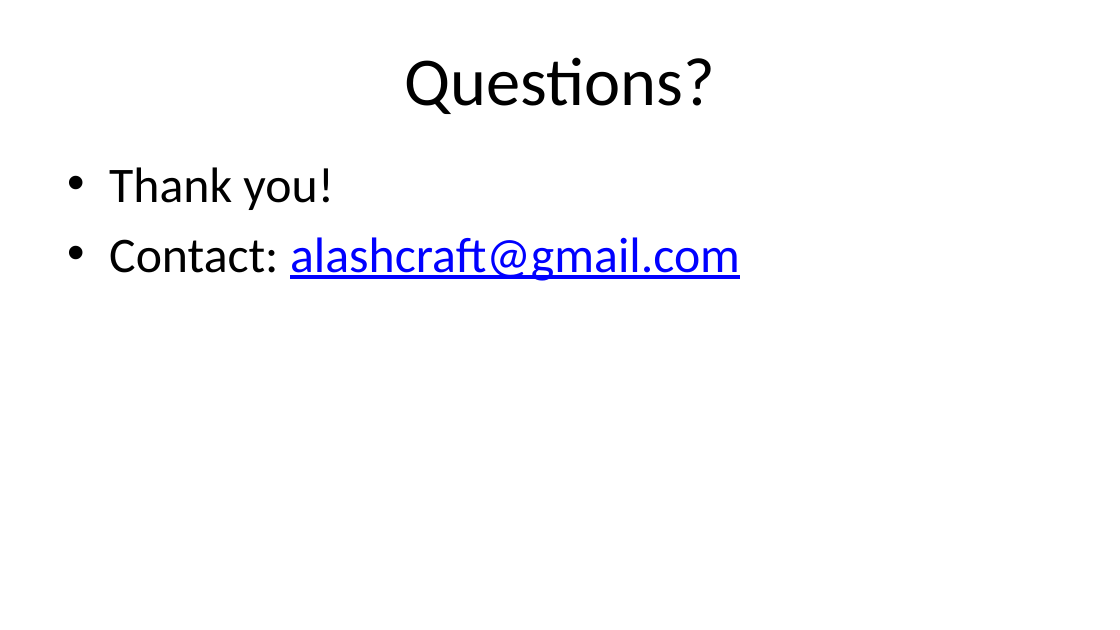
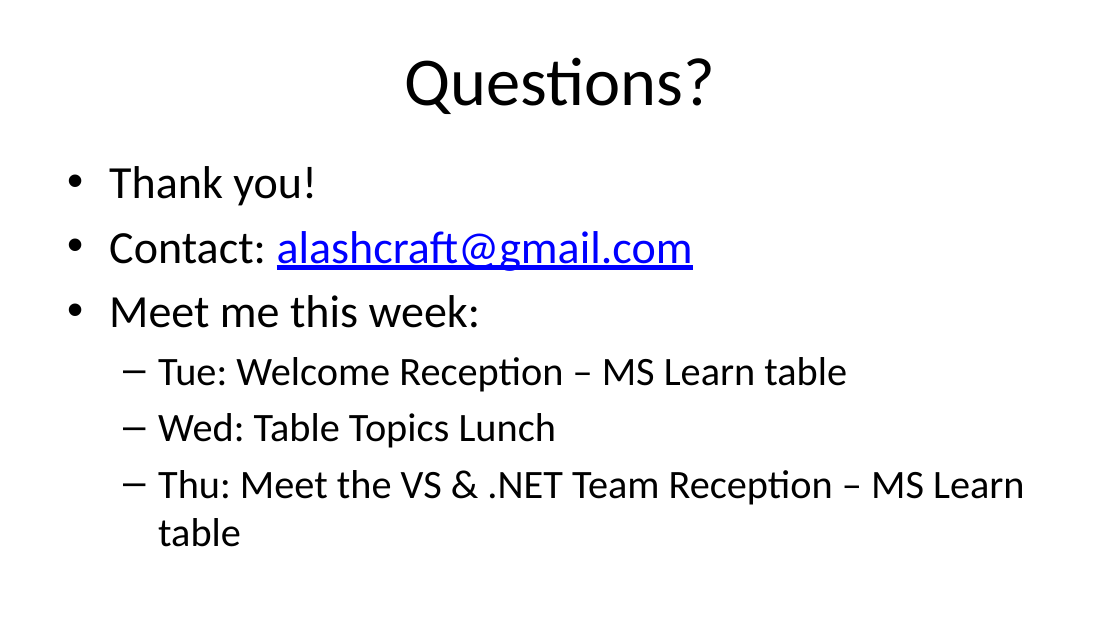
Before and after one commit to alvinashcraft/speaking, a slide deck: slide 22 of 2024/0806_VSLiveRedmond/WindowsDevOptions/VSLMSHQ24_Building a Native Windows App_AlvinAshcraft.pptx. Drawn at 1120x630 pixels with LibreOffice and Linux fonts; fonts in the diff are those of the drawing; background and template pictures are left out. Boxes give left, top, right and bottom in pixels: in the first picture for what was removed or moved away, otherwise in the second. Text is boxed around its words. In the diff, an @@ line names an element or a change of style, - is before the commit and + after.

Commit message:
Add meet me info to slides

```diff
--- a/2024/0806_VSLiveRedmond/WindowsDevOptions/VSLMSHQ24_Building a Native Windows App_AlvinAshcraft.pptx
+++ b/2024/0806_VSLiveRedmond/WindowsDevOptions/VSLMSHQ24_Building a Native Windows App_AlvinAshcraft.pptx
@@ text at (x1=109, y1=166, x2=693, y2=271): size 32 to 29.6 pt in "Thank you!", "Contact: alashcraft@gmail.com" @@
@@ text at (x1=109, y1=295, x2=1024, y2=547): paragraphs added @@
+• Meet me this week:
+  – Tue: Welcome Reception – MS Learn table
+  – Wed: Table Topics Lunch
+  – Thu: Meet the VS & .NET Team Reception – MS Learn table
```
